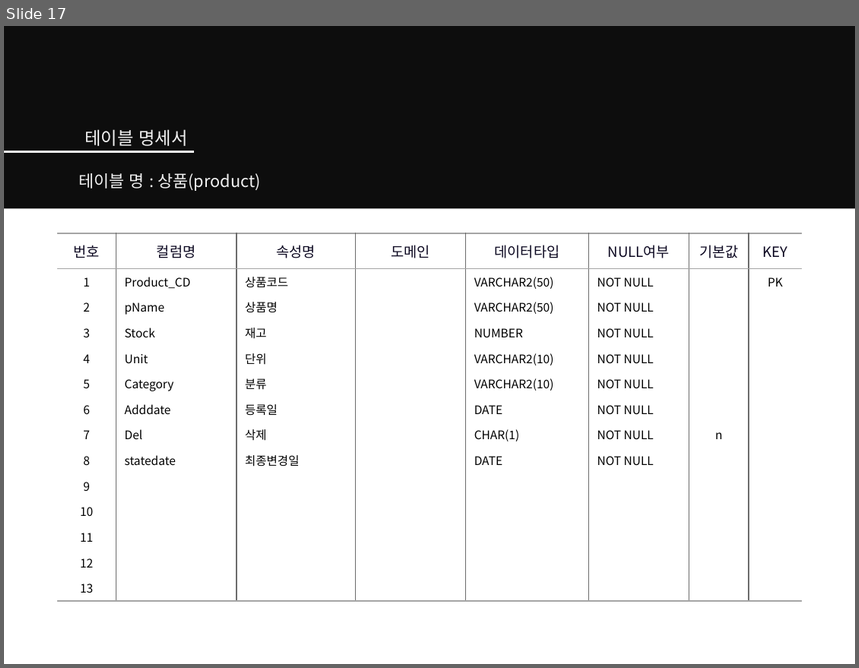
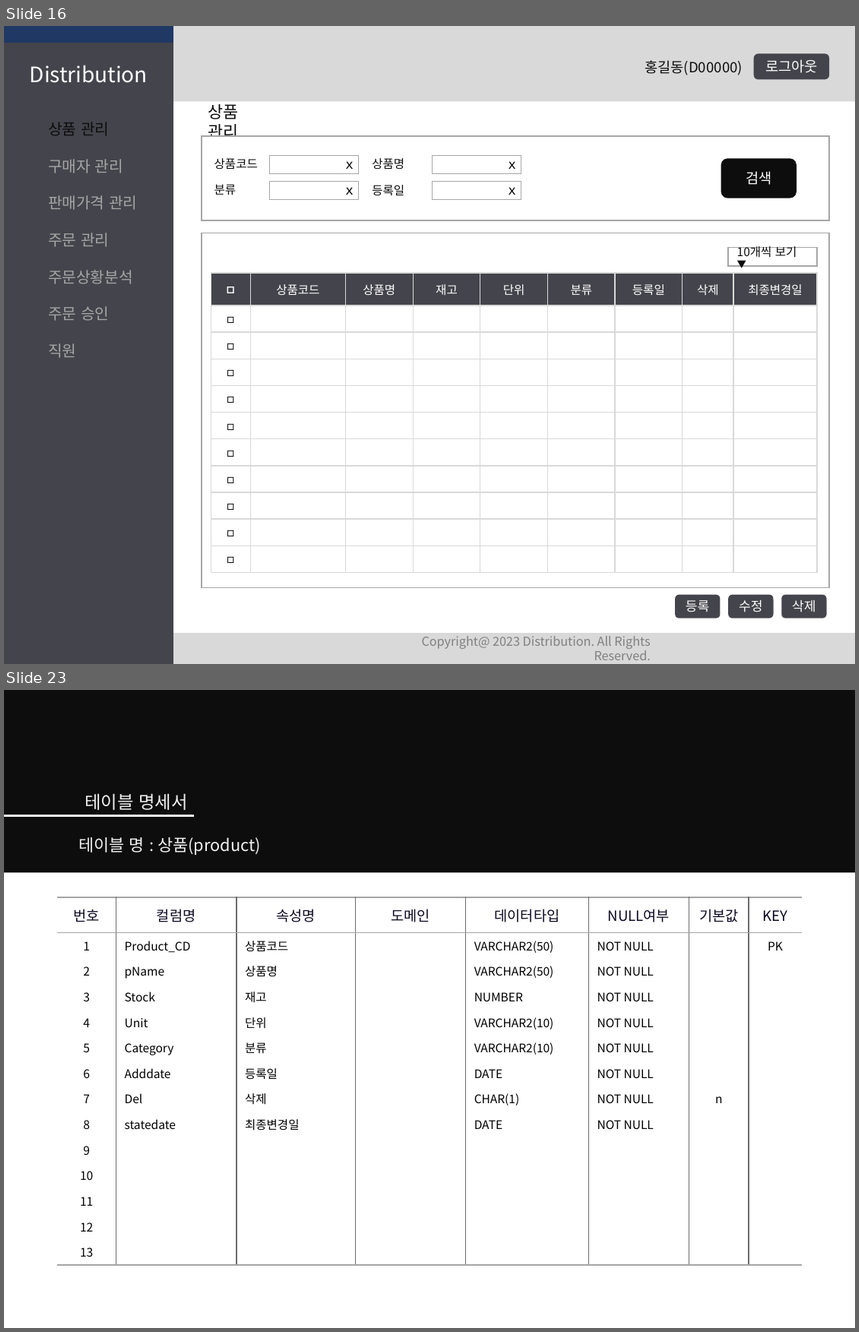
Before and after one commit to Peh9397/Distribution, a slide deck: Distribution.pptx. Shown one above the other, each under a label of ours: slide 17 before the commit, slides 16 and 23 after it; the slides between them are not shown. The pictures are 859x668 and 859x1332 pixels, drawn with LibreOffice and Linux fonts; fonts in the diff are those of the drawing. Boxes give left, top, right and bottom in pixels: in the first picture for what was removed or moved away, otherwise in the second. Text is boxed around its words. In the diff, an @@ line names an element or a change of style, - is before the commit and + after.

```diff
--- a/Distribution.pptx
+++ b/Distribution.pptx
@@ slide 16 added at box(4, 26, 855, 664), background #FFFFFF @@
@@ rectangle added at box(4, 26, 855, 102), fill #D9D9D9 @@
@@ rectangle added at box(4, 26, 173, 664), fill #44444C @@
@@ rectangle added at box(4, 26, 173, 43), fill #203864 @@
@@ text added at box(30, 65, 148, 83), 18 pt, text #FFFFFF @@
+Distribution
@@ text added at box(645, 60, 743, 75), 12 pt, text #0D0D0D @@
+홍길동(D00000)
@@ rounded rectangle added at box(754, 54, 829, 80), fill #44444C, 12 pt, text #FFFFFF @@
+로그아웃
@@ text added at box(208, 104, 239, 137), 14 pt, text #0D0D0D @@
+상품 관리
@@ text added at box(48, 122, 137, 358), 13 pt, text #A6A6A6 @@
+상품 관리
+구매자 관리
+판매가격 관리
+주문 관리
+주문상황분석
+주문 승인
+직원
@@ rectangle added at box(202, 135, 829, 220), fill #FFFFFF, outline #A6A6A6 1 pt @@
@@ text added at box(215, 158, 258, 169), 10 pt, text #0D0D0D @@
+상품코드
@@ rectangle added at box(269, 155, 359, 174), fill #FFFFFF, outline #A6A6A6 0.75 pt @@
@@ text added at box(343, 155, 356, 169), 11 pt, text #000000 @@
+ｘ
@@ text added at box(372, 158, 405, 169), 10 pt, text #0D0D0D @@
+상품명
@@ rectangle added at box(432, 155, 522, 174), fill #FFFFFF, outline #A6A6A6 0.75 pt @@
@@ text added at box(506, 155, 519, 169), 11 pt, text #000000 @@
+ｘ
@@ rounded rectangle added at box(721, 159, 797, 199), fill #0D0D0D, 12 pt, text #FFFFFF @@
+검색
@@ text added at box(215, 184, 237, 195), 10 pt, text #0D0D0D @@
+분류
@@ rectangle added at box(269, 181, 359, 199), fill #FFFFFF, outline #A6A6A6 0.75 pt @@
@@ text added at box(343, 181, 356, 195), 11 pt, text #000000 @@
+ｘ
@@ text added at box(372, 185, 405, 195), 10 pt, text #0D0D0D @@
+등록일
@@ rectangle added at box(432, 181, 522, 199), fill #FFFFFF, outline #A6A6A6 0.75 pt @@
@@ text added at box(506, 181, 519, 195), 11 pt, text #000000 @@
+ｘ
@@ rectangle added at box(202, 233, 829, 588), fill #FFFFFF, outline #A6A6A6 1 pt @@
@@ rectangle added at box(728, 247, 818, 266), fill #FFFFFF, outline #A6A6A6 1 pt @@
@@ text added at box(737, 246, 797, 258), 10 pt, text #0D0D0D @@
+10개씩 보기 ▼
@@ table added at box(211, 273, 817, 573), 11 rows, 9 columns @@
+□ | 상품코드 | 상품명 | 재고 | 단위 | 분류 | 등록일 | 삭제 | 최종변경일
+□ |  |  |  |  |  |  |  | 
+□ |  |  |  |  |  |  |  | 
+□ |  |  |  |  |  |  |  | 
+□ |  |  |  |  |  |  |  | 
+□ |  |  |  |  |  |  |  | 
+□ |  |  |  |  |  |  |  | 
+□ |  |  |  |  |  |  |  | 
+□ |  |  |  |  |  |  |  | 
+□ |  |  |  |  |  |  |  | 
+□ |  |  |  |  |  |  |  | 
@@ rounded rectangle added at box(676, 594, 721, 619), fill #44444C, 11 pt, text #FFFFFF @@
+등록
@@ rounded rectangle added at box(728, 594, 773, 619), fill #44444C, 11 pt, text #FFFFFF @@
+수정
@@ rounded rectangle added at box(782, 594, 827, 619), fill #44444C, 11 pt, text #FFFFFF @@
+삭제
@@ rectangle added at box(4, 634, 855, 664), fill #D9D9D9 @@
@@ text added at box(422, 636, 651, 661), 10.5 pt, text #808080 @@
+Copyright@ 2023 Distribution. All Rights Reserved.
@@ what was slide 17 is now slide 23 @@
```
Also in this commit, not shown: 15 slides changed, 5 other slides added.
